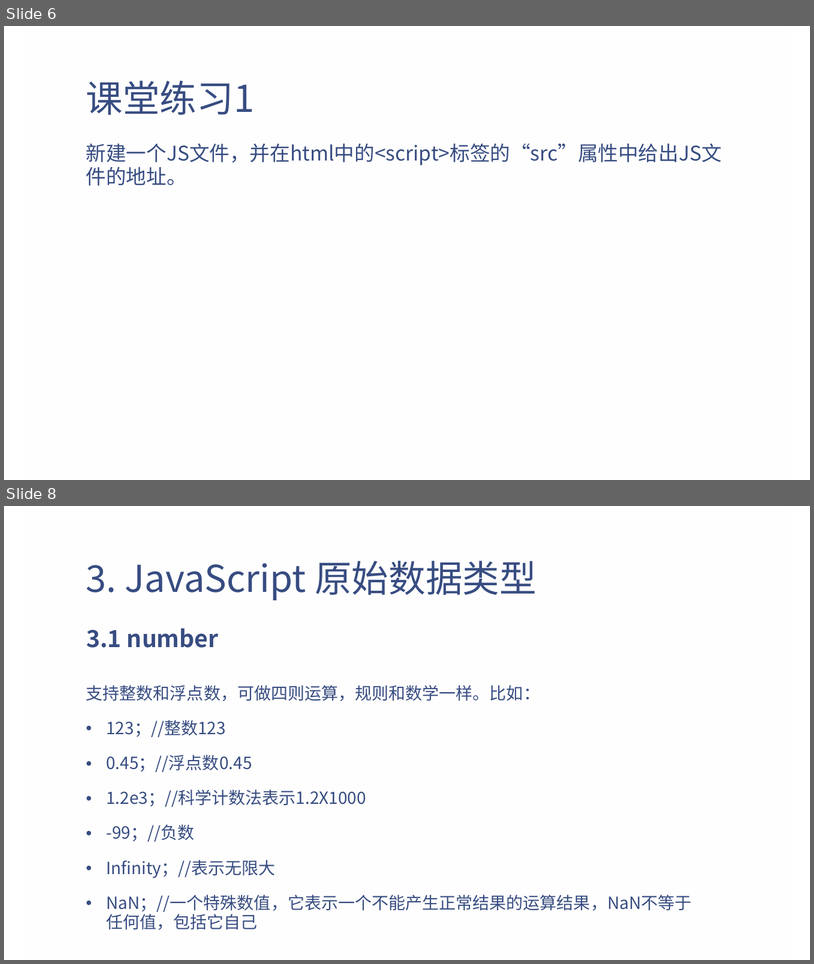
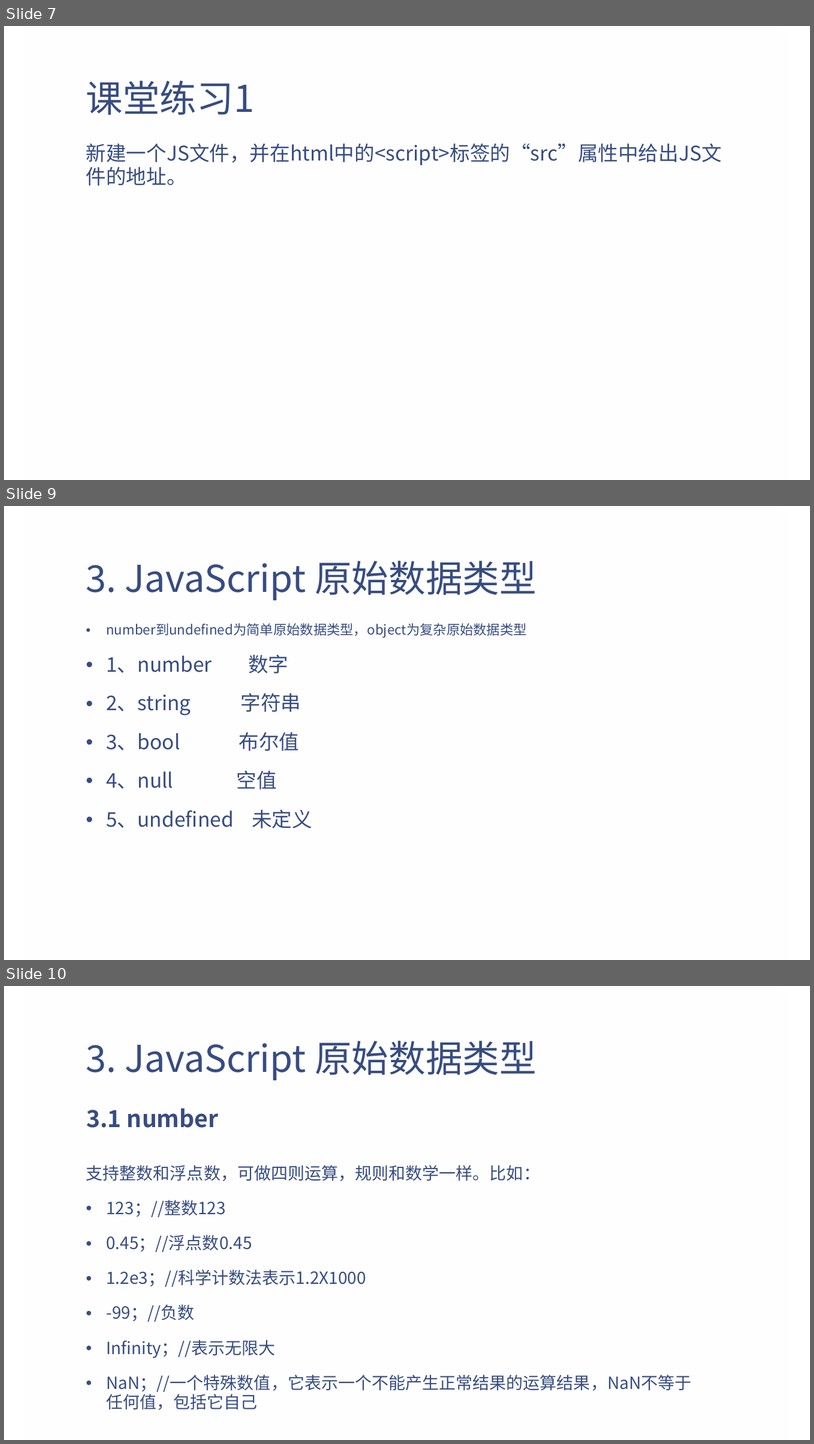
Before and after one commit to eventao/courseware, a slide deck: ppt/js/JavaScript初级教程.pptx. Shown one above the other, each under a label of ours: slides 6 and 8 before the commit, slides 7, 9 and 10 after it; the slides between them are not shown. The pictures are 814x964 and 814x1444 pixels, drawn with LibreOffice and Linux fonts; fonts in the diff are those of the drawing; background and template pictures are left out. Boxes give left, top, right and bottom in pixels: in the first picture for what was removed or moved away, otherwise in the second. Text is boxed around its words. In the diff, an @@ line names an element or a change of style, - is before the commit and + after.

```diff
--- a/ppt/js/JavaScript初级教程.pptx
+++ b/ppt/js/JavaScript初级教程.pptx
@@ slide 9 added at (4, 506, 810, 960), background picture (left out); not listed: 1 template element that a slide beside it also shows @@
@@ title added at (86, 561, 537, 600), 44 pt, text #374C81 @@
+3. JavaScript 原始数据类型
@@ text added at (106, 623, 527, 828), 24 pt, text #374C81 @@
+• number到undefined为简单原始数据类型，object为复杂原始数据类型
+• 1、number 数字
+• 2、string 字符串
+• 3、bool 布尔值
+• 4、null 空值
+• 5、undefined 未定义
@@ what was slide 6 is now slide 7 @@
@@ what was slide 8 is now slide 10 @@
```
Also in this commit, not shown: 5 slides changed, 1 other slide added.
